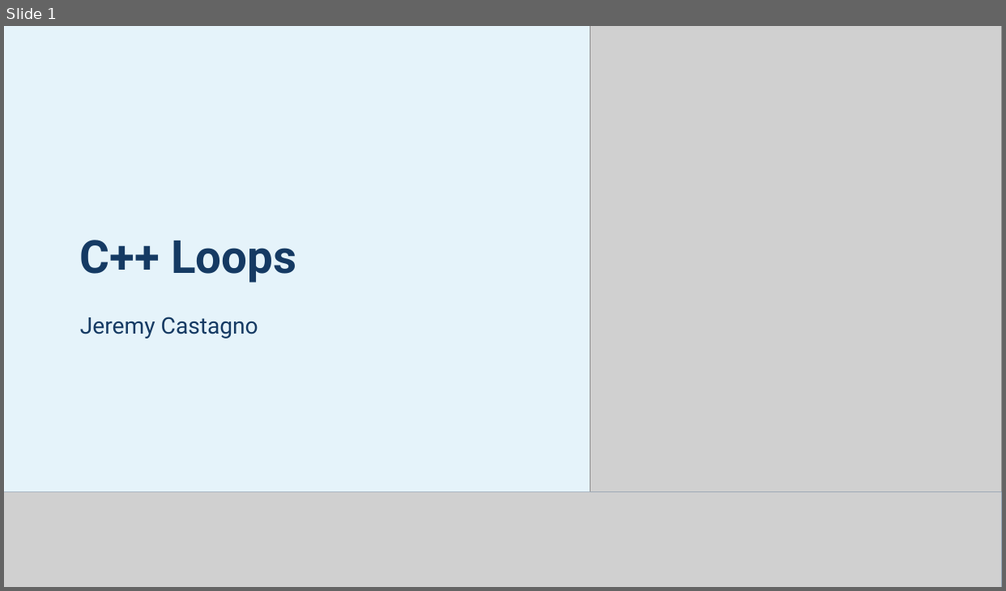
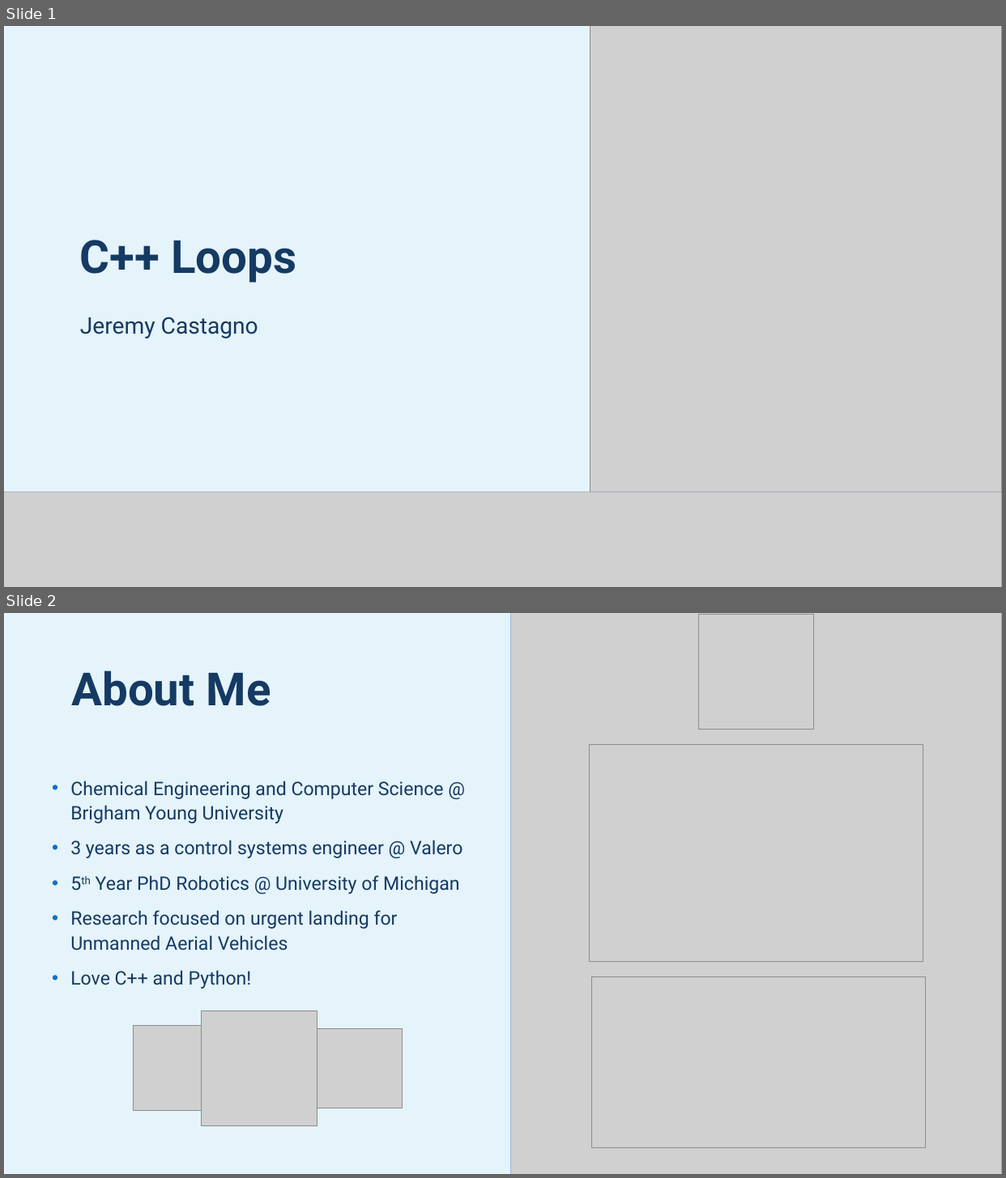
Before and after one commit to JeremyBYU/LoopIt, a slide deck: Lecture/LoopIt.pptx. Shown one above the other, each under a label of ours: slide 1 before the commit, slides 1 and 2 after it. The pictures are 1006x591 and 1006x1178 pixels, drawn with LibreOffice and Linux fonts; fonts in the diff are those of the drawing; grey boxes stand for pictures; background and template pictures are left out. Boxes give left, top, right and bottom in pixels: in the first picture for what was removed or moved away, otherwise in the second. Text is boxed around its words. In the diff, an @@ line names an element or a change of style, - is before the commit and + after.

```diff
--- a/Lecture/LoopIt.pptx
+++ b/Lecture/LoopIt.pptx
@@ slide 2 added at [4,613,1002,1174], background #FFFFFF @@
@@ rectangle added at [4,613,1002,1174], fill #FFFFFF @@
@@ rectangle added at [4,613,1002,1174], fill #DBEFF9 at 70% opacity @@
@@ rectangle added at [511,613,1002,1174], fill #1C4D83 @@
@@ picture added at [512,613,1002,1174] @@
@@ rectangle added at [515,613,1002,1174], fill #DBEFF9 at 60% opacity @@
@@ picture added at [699,614,814,729] @@
@@ title added at [71,671,271,706], 44 pt, text #153A63, bold @@
+About Me
@@ picture added at [590,745,923,962] @@
@@ text added at [70,781,462,989], 18 pt, text #153A63 @@
+• Chemical Engineering and Computer Science @ Brigham Young University
+• 3 years as a control systems engineer @ Valero
+• 5th Year PhD Robotics @ University of Michigan
+• Research focused on urgent landing for Unmanned Aerial Vehicles
+• Love C++ and Python!
@@ picture added at [592,977,926,1148] @@
@@ picture added at [202,1011,317,1126] @@
@@ picture added at [134,1026,218,1111] @@
@@ picture added at [307,1029,403,1108] @@
```
Also in this commit, not shown: 6 other slides added, 1 slide removed, 3 other files.
